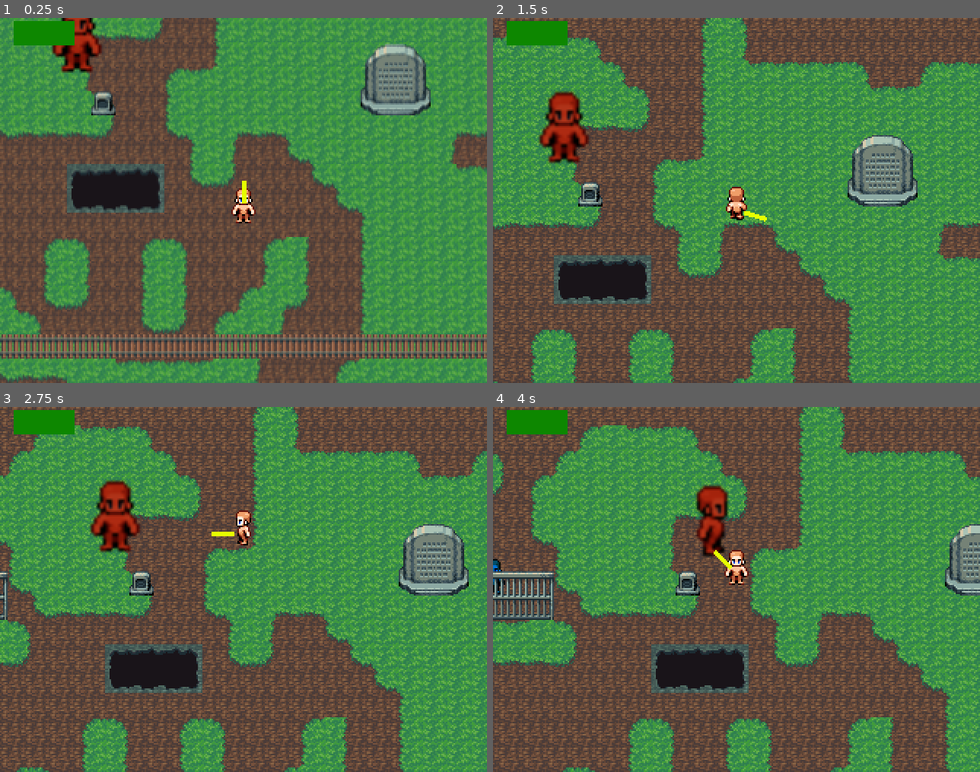
Above: before the commit, frames 1-4 (two rows, left to right).
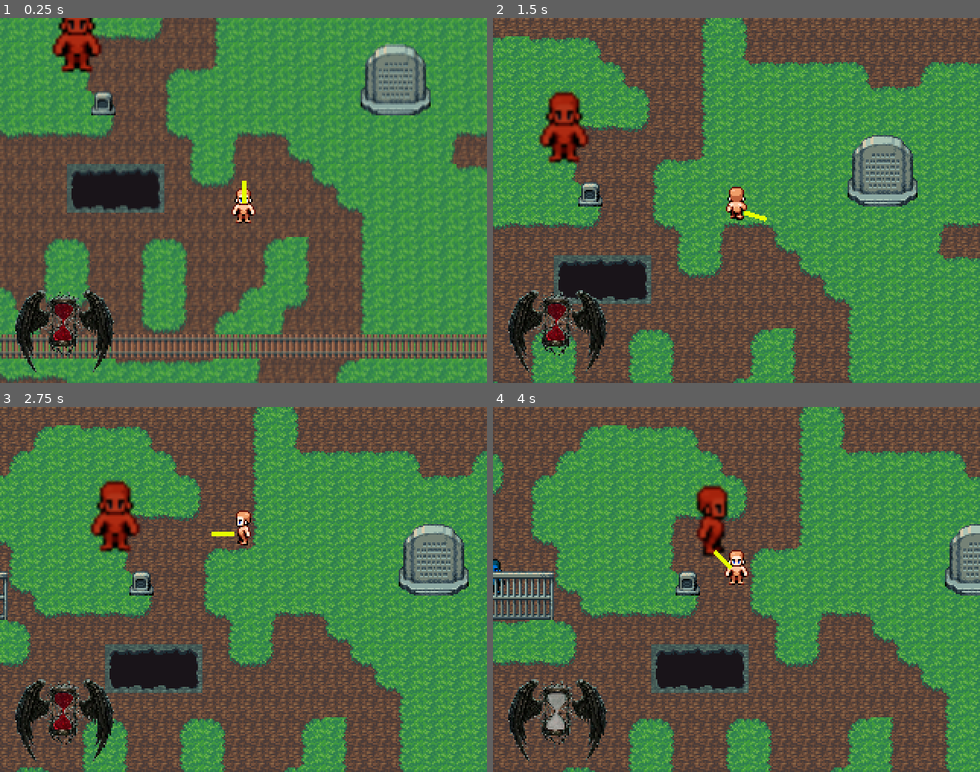
Above: after the commit, the same moments.

Repository: weinStag/cursed-rest
Game: Godot game, scene res://Scenes/gameview.tscn
The game is run twice, just before and just after one commit, with the same random seed, the same clock (stepped at 60 frames per second) and the same inputs. This scene is started directly instead of the project's main scene.
Inputs (mouse positions are in pixels of both pictures, inside the frame that each line leads up to):
- Up to frame 1 (0.25 s): no input
- Up to frame 2 (1.5 s): tap Enter at 0.5 s; move the mouse to (712, 273) at 0.52 s; hold Up (ui_up) from 0.53 s (still down); tap Z (ui_accept) at 0.77 s; move the mouse to (882, 255) at 1.27 s
- Up to frame 3 (2.75 s): tap Z (ui_accept) at 1.52 s; move the mouse to (97, 534) at 2.02 s; release Up (ui_up) at 2.03 s; hold Left (ui_left) from 2.03 s (still down)
- Up to frame 4 (4 s): move the mouse to (760, 589) at 2.77 s; tap Z (ui_accept) at 3.02, 3.77 s; move the mouse to (663, 498) at 3.52 s; release Left (ui_left) at 3.53 s; hold Down (ui_down) from 3.53 s (still down)

The runs differ from the first frame. In frame 1, 3.0% of the frame differs, in the area x 2-24%, y 0-98%; in frame 2, 3.0%; in frame 3, 3.0%; in frame 4, 3.0%.

Commit message:
vs1.2

Diff:
--- a/Scenes/hud.tscn
+++ b/Scenes/hud.tscn
@@ -1,10 +1,20 @@
-[gd_scene load_steps=2 format=3 uid="uid://jl1xd7v4vsli"]
+[gd_scene load_steps=4 format=3 uid="uid://jl1xd7v4vsli"]
 
-[ext_resource type="Texture2D" uid="uid://clolt0da1hneb" path="res://Graphics/CollisionTiles/actor.png" id="1_e0onf"]
+[ext_resource type="Texture2D" uid="uid://bb1lkcampp57q" path="res://Image/HEALTHBARunder.png" id="1_fccik"]
+[ext_resource type="Texture2D" uid="uid://ce3wihnqbxp3b" path="res://Image/HEALTHBARpROGRESS.png" id="2_bjfho"]
+[ext_resource type="Script" uid="uid://bj11ljfur6apj" path="res://Scenes/texture_progress_bar.gd" id="3_bjfho"]
 
 [node name="Hud" type="CanvasLayer"]
 
-[node name="TextureRect" type="TextureRect" parent="."]
-offset_right = 40.0
-offset_bottom = 16.0
-texture = ExtResource("1_e0onf")
+[node name="TextureProgressBar" type="TextureProgressBar" parent="."]
+offset_top = 176.0
+offset_right = 67.0
+offset_bottom = 232.0
+min_value = 31.0
+max_value = 82.0
+value = 82.0
+fill_mode = 3
+nine_patch_stretch = true
+texture_under = ExtResource("1_fccik")
+texture_progress = ExtResource("2_bjfho")
+script = ExtResource("3_bjfho")
--- /dev/null
+++ b/Scenes/texture_progress_bar.gd
@@ -0,0 +1,22 @@
+extends TextureProgressBar
+
+func _ready():
+	# Encontra o player na cena pelo grupo "player"
+	var player = get_tree().get_first_node_in_group("player")
+
+	if player:
+		# Conecta o sinal do player
+		player.health_changed.connect(_on_player_health_changed)
+
+		# Atualiza a vida inicial imediatamente
+		update_bar(player.status['health'], 250)
+
+# Função que recebe o sinal
+func _on_player_health_changed(new_health, max_health_val):
+	update_bar(new_health, max_health_val)
+
+# Função auxiliar para atualizar os valores
+func update_bar(current, maximum):
+	# Como o script está na barra, usamos as variáveis direto (sem "health_bar.")
+	max_value = maximum
+	value = current
--- a/Scripts/Pawns/Types/player.gd
+++ b/Scripts/Pawns/Types/player.gd
@@ -49,12 +49,12 @@
 # Detecção de tap vs hold
 var roll_button_press_time: float = 0.0
 var roll_tap_threshold: float = 0.15  # Tempo máximo para considerar um "tap" (em segundos)
-
+signal health_changed(new_health, max_health)
 
 
 func _ready():
 	base_speed = speed
-
+	emit_signal("health_changed", status['health'], 250)
 	# Configurar timer de cooldown do roll
 	roll_timer = Timer.new()
 	roll_timer.one_shot = true
@@ -261,19 +261,25 @@
 func receive_damage(amount: int, attacker: Node2D):
 	if attacker == null:
 		return
-
 	var new_health := calc_damage(amount)
+	# Garante que a vida não fique negativa
+	if new_health < 0:
+		new_health = 0
 	print(new_health)
 	status["health"] = new_health
-
+	# >>> LINHA NOVA: Avisa o HUD que a vida mudou <<<
+	# Você pode querer definir uma variável 'max_health' no dicionário status também
+	# Por enquanto, estou usando 250 fixo ou você pode calcular
+	var max_health = 250 # Ou status['max_health'] se você adicionar lá
+	emit_signal("health_changed", new_health, max_health)
 	if new_health > 0:
 		apply_knockback(attacker)
 	else:
-		pass
-		#die()
+		die() # Descomentei para testar a morte
 
 func die():
 	print("Player morreu!")
+	get_tree().change_scene_to_file("res://game_over.tscn")
 	# Desabilita movimento
 	#is_talking = true
 	#is_rolling = false
--- /dev/null
+++ b/animation_cutscene_01.gd
@@ -0,0 +1,6 @@
+extends AnimationPlayer
+
+
+
+func _on_animation_finished(animCut) -> void:
+	get_tree().change_scene_to_file("res://Scenes/gameview.tscn")
--- /dev/null
+++ b/cutscene_01.tres
@@ -0,0 +1,6 @@
+[gd_resource type="Theme" load_steps=2 format=3 uid="uid://dbmed6kokwxl3"]
+
+[ext_resource type="FontFile" uid="uid://b4v1hrhou23jb" path="res://Font/JMH Beda.otf" id="1_vaout"]
+
+[resource]
+Label/fonts/font = ExtResource("1_vaout")
--- /dev/null
+++ b/cutscene_01.tscn
@@ -0,0 +1,349 @@
+[gd_scene load_steps=9 format=3 uid="uid://c3imcgug2hl7h"]
+
+[ext_resource type="Theme" uid="uid://dbmed6kokwxl3" path="res://cutscene_01.tres" id="1_8rdpw"]
+[ext_resource type="Texture2D" uid="uid://baxmodbbbj7xy" path="res://Image/img01_cutscene.png" id="2_2spwa"]
+[ext_resource type="AudioStream" uid="uid://dt23oa5vhu283" path="res://Audio/audioCutscene01.wav" id="2_ys6yl"]
+[ext_resource type="Texture2D" uid="uid://b8842snv4rejo" path="res://Image/img02_cutscene.png" id="3_2spwa"]
+[ext_resource type="Script" uid="uid://x8aq64ltxpc4" path="res://animation_cutscene_01.gd" id="4_oick8"]
+
+[sub_resource type="Animation" id="Animation_oick8"]
+resource_name = "cutscene01_animation"
+length = 89.0
+tracks/0/type = "value"
+tracks/0/imported = false
+tracks/0/enabled = true
+tracks/0/path = NodePath("ColorRect/Label:modulate")
+tracks/0/interp = 1
+tracks/0/loop_wrap = true
+tracks/0/keys = {
+"times": PackedFloat32Array(4, 5, 8, 9),
+"transitions": PackedFloat32Array(1, 1, 1, 1),
+"update": 0,
+"values": [Color(1, 1, 1, 0), Color(1, 1, 1, 1), Color(1, 1, 1, 1), Color(1, 1, 1, 0)]
+}
+tracks/1/type = "value"
+tracks/1/imported = false
+tracks/1/enabled = true
+tracks/1/path = NodePath("ColorRect/TextureRect:modulate")
+tracks/1/interp = 1
+tracks/1/loop_wrap = true
+tracks/1/keys = {
+"times": PackedFloat32Array(11, 12, 15, 16),
+"transitions": PackedFloat32Array(1, 1, 1, 1),
+"update": 0,
+"values": [Color(1, 1, 1, 0), Color(1, 1, 1, 1), Color(1, 1, 1, 1), Color(1, 1, 1, 0)]
+}
+tracks/2/type = "value"
+tracks/2/imported = false
+tracks/2/enabled = true
+tracks/2/path = NodePath("ColorRect/Label2:modulate")
+tracks/2/interp = 1
+tracks/2/loop_wrap = true
+tracks/2/keys = {
+"times": PackedFloat32Array(18, 19, 22, 23),
+"transitions": PackedFloat32Array(1, 1, 1, 1),
+"update": 0,
+"values": [Color(1, 1, 1, 0), Color(1, 1, 1, 1), Color(1, 1, 1, 1), Color(1, 1, 1, 0)]
+}
+tracks/3/type = "value"
+tracks/3/imported = false
+tracks/3/enabled = true
+tracks/3/path = NodePath("ColorRect/Label3:modulate")
+tracks/3/interp = 1
+tracks/3/loop_wrap = true
+tracks/3/keys = {
+"times": PackedFloat32Array(30, 31, 35, 37),
+"transitions": PackedFloat32Array(1, 1, 1, 1),
+"update": 0,
+"values": [Color(1, 1, 1, 0), Color(1, 1, 1, 1), Color(1, 1, 1, 1), Color(1, 1, 1, 0)]
+}
+tracks/4/type = "value"
+tracks/4/imported = false
+tracks/4/enabled = true
+tracks/4/path = NodePath("ColorRect/TextureRect2:modulate")
+tracks/4/interp = 1
+tracks/4/loop_wrap = true
+tracks/4/keys = {
+"times": PackedFloat32Array(40, 41, 44, 45),
+"transitions": PackedFloat32Array(1, 1, 1, 1),
+"update": 0,
+"values": [Color(1, 1, 1, 0), Color(1, 1, 1, 1), Color(1, 1, 1, 1), Color(1, 1, 1, 0)]
+}
+tracks/5/type = "value"
+tracks/5/imported = false
+tracks/5/enabled = true
+tracks/5/path = NodePath("ColorRect/Label4:modulate")
+tracks/5/interp = 1
+tracks/5/loop_wrap = true
+tracks/5/keys = {
+"times": PackedFloat32Array(48, 49, 53, 55),
+"transitions": PackedFloat32Array(1, 1, 1, 1),
+"update": 0,
+"values": [Color(1, 1, 1, 0), Color(1, 1, 1, 1), Color(1, 1, 1, 1), Color(1, 1, 1, 0)]
+}
+tracks/6/type = "value"
+tracks/6/imported = false
+tracks/6/enabled = true
+tracks/6/path = NodePath("ColorRect/ColorRect:modulate")
+tracks/6/interp = 1
+tracks/6/loop_wrap = true
+tracks/6/keys = {
+"times": PackedFloat32Array(63, 64, 65, 66, 66.5, 67, 67.3, 67.6, 67.9, 68.2, 68.4, 68.6, 68.7),
+"transitions": PackedFloat32Array(1, 1, 1, 1, 1, 1, 1, 1, 1, 1, 1, 1, 1),
+"update": 0,
+"values": [Color(1, 1, 1, 0), Color(1, 1, 1, 1), Color(1, 1, 1, 0), Color(1, 1, 1, 1), Color(1, 1, 1, 0), Color(1, 1, 1, 1), Color(1, 1, 1, 0), Color(1, 1, 1, 1), Color(1, 1, 1, 0), Color(1, 1, 1, 1), Color(1, 1, 1, 0), Color(1, 1, 1, 1), Color(1, 1, 1, 0)]
+}
+tracks/7/type = "value"
+tracks/7/imported = false
+tracks/7/enabled = true
+tracks/7/path = NodePath("ColorRect/Label5:modulate")
+tracks/7/interp = 1
+tracks/7/loop_wrap = true
+tracks/7/keys = {
+"times": PackedFloat32Array(79, 80, 87, 89),
+"transitions": PackedFloat32Array(1, 1, 1, 1),
+"update": 0,
+"values": [Color(1, 1, 1, 0), Color(1, 1, 1, 1), Color(1, 1, 1, 1), Color(1, 1, 1, 0)]
+}
+
+[sub_resource type="Animation" id="Animation_ys6yl"]
+length = 0.001
+tracks/0/type = "value"
+tracks/0/imported = false
+tracks/0/enabled = true
+tracks/0/path = NodePath("ColorRect/Label:modulate")
+tracks/0/interp = 1
+tracks/0/loop_wrap = true
+tracks/0/keys = {
+"times": PackedFloat32Array(0),
+"transitions": PackedFloat32Array(1),
+"update": 0,
+"values": [Color(1, 1, 1, 0)]
+}
+tracks/1/type = "value"
+tracks/1/imported = false
+tracks/1/enabled = true
+tracks/1/path = NodePath("ColorRect/TextureRect:modulate")
+tracks/1/interp = 1
+tracks/1/loop_wrap = true
+tracks/1/keys = {
+"times": PackedFloat32Array(0),
+"transitions": PackedFloat32Array(1),
+"update": 0,
+"values": [Color(1, 1, 1, 0)]
+}
+tracks/2/type = "value"
+tracks/2/imported = false
+tracks/2/enabled = true
+tracks/2/path = NodePath("ColorRect/Label2:modulate")
+tracks/2/interp = 1
+tracks/2/loop_wrap = true
+tracks/2/keys = {
+"times": PackedFloat32Array(0),
+"transitions": PackedFloat32Array(1),
+"update": 0,
+"values": [Color(1, 1, 1, 0)]
+}
+tracks/3/type = "value"
+tracks/3/imported = false
+tracks/3/enabled = true
+tracks/3/path = NodePath("ColorRect/Label3:modulate")
+tracks/3/interp = 1
+tracks/3/loop_wrap = true
+tracks/3/keys = {
+"times": PackedFloat32Array(0),
+"transitions": PackedFloat32Array(1),
+"update": 0,
+"values": [Color(1, 1, 1, 0)]
+}
+tracks/4/type = "value"
+tracks/4/imported = false
+tracks/4/enabled = true
+tracks/4/path = NodePath("ColorRect/TextureRect2:modulate")
+tracks/4/interp = 1
+tracks/4/loop_wrap = true
+tracks/4/keys = {
+"times": PackedFloat32Array(0),
+"transitions": PackedFloat32Array(1),
+"update": 0,
+"values": [Color(1, 1, 1, 0)]
+}
+tracks/5/type = "value"
+tracks/5/imported = false
+tracks/5/enabled = true
+tracks/5/path = NodePath("ColorRect/Label4:modulate")
+tracks/5/interp = 1
+tracks/5/loop_wrap = true
+tracks/5/keys = {
+"times": PackedFloat32Array(0),
+"transitions": PackedFloat32Array(1),
+"update": 0,
+"values": [Color(1, 1, 1, 0)]
+}
+tracks/6/type = "value"
+tracks/6/imported = false
+tracks/6/enabled = true
+tracks/6/path = NodePath("ColorRect/ColorRect:modulate")
+tracks/6/interp = 1
+tracks/6/loop_wrap = true
+tracks/6/keys = {
+"times": PackedFloat32Array(0),
+"transitions": PackedFloat32Array(1),
+"update": 0,
+"values": [Color(1, 1, 1, 0)]
+}
+tracks/7/type = "value"
+tracks/7/imported = false
+tracks/7/enabled = true
+tracks/7/path = NodePath("ColorRect/Label5:modulate")
+tracks/7/interp = 1
+tracks/7/loop_wrap = true
+tracks/7/keys = {
+"times": PackedFloat32Array(0),
+"transitions": PackedFloat32Array(1),
+"update": 0,
+"values": [Color(1, 1, 1, 0)]
+}
+
+[sub_resource type="AnimationLibrary" id="AnimationLibrary_bj10e"]
+_data = {
+&"RESET": SubResource("Animation_ys6yl"),
+&"cutscene01_animation": SubResource("Animation_oick8")
+}
+
+[node name="cutscene01" type="Node2D"]
+
+[node name="ColorRect" type="ColorRect" parent="."]
+offset_right = 320.0
+offset_bottom = 240.0
+color = Color(0, 0, 0, 1)
+
+[node name="Label" type="Label" parent="ColorRect"]
+modulate = Color(1, 1, 1, 0)
+layout_mode = 1
+anchors_preset = 8
+anchor_left = 0.5
+anchor_top = 0.5
+anchor_right = 0.5
+anchor_bottom = 0.5
+offset_left = -105.0
+offset_top = -11.5
+offset_right = 105.0
+offset_bottom = 11.5
+grow_horizontal = 2
+grow_vertical = 2
+theme = ExtResource("1_8rdpw")
+text = "Minha maldição não é morrer..."
+
+[node name="Label2" type="Label" parent="ColorRect"]
+modulate = Color(1, 1, 1, 0)
+layout_mode = 1
+anchors_preset = 8
+anchor_left = 0.5
+anchor_top = 0.5
+anchor_right = 0.5
+anchor_bottom = 0.5
+offset_left = -81.0
+offset_top = -11.5
+offset_right = 81.0
+offset_bottom = 11.5
+grow_horizontal = 2
+grow_vertical = 2
+theme = ExtResource("1_8rdpw")
+text = "é nunca parar de vencer"
+
+[node name="Label3" type="Label" parent="ColorRect"]
+modulate = Color(1, 1, 1, 0)
+layout_mode = 1
+anchors_preset = 8
+anchor_left = 0.5
+anchor_top = 0.5
+anchor_right = 0.5
+anchor_bottom = 0.5
+offset_left = -64.0
+offset_top = -20.5
+offset_right = 64.0
+offset_bottom = 20.5
+grow_horizontal = 2
+grow_vertical = 2
+theme = ExtResource("1_8rdpw")
+text = "A Lei foi cumprida
+O Ápice caiu"
+horizontal_alignment = 1
+
+[node name="Label4" type="Label" parent="ColorRect"]
+modulate = Color(1, 1, 1, 0)
+layout_mode = 1
+anchors_preset = 8
+anchor_left = 0.5
+anchor_top = 0.5
+anchor_right = 0.5
+anchor_bottom = 0.5
+offset_left = -61.5
+offset_top = -9.5
+offset_right = 61.5
+offset_bottom = 9.5
+grow_horizontal = 2
+grow_vertical = 2
+theme = ExtResource("1_8rdpw")
+text = "Agora... o descanso"
+horizontal_alignment = 1
+
+[node name="Label5" type="Label" parent="ColorRect"]
+modulate = Color(1, 1, 1, 0)
+layout_mode = 1
+anchors_preset = 8
+anchor_left = 0.5
+anchor_top = 0.5
+anchor_right = 0.5
+anchor_bottom = 0.5
+offset_left = -104.5
+offset_top = -9.5
+offset_right = 104.5
+offset_bottom = 9.5
+grow_horizontal = 2
+grow_vertical = 2
+theme = ExtResource("1_8rdpw")
+text = "O ciclo exige sangue novamente"
+horizontal_alignment = 1
+
+[node name="TextureRect" type="TextureRect" parent="ColorRect"]
+modulate = Color(1, 1, 1, 0)
+layout_mode = 1
+anchors_preset = 15
+anchor_right = 1.0
+anchor_bottom = 1.0
+grow_horizontal = 2
+grow_vertical = 2
+texture = ExtResource("2_2spwa")
+expand_mode = 1
+
+[node name="TextureRect2" type="TextureRect" parent="ColorRect"]
+modulate = Color(1, 1, 1, 0)
+layout_mode = 1
+anchors_preset = 15
+anchor_right = 1.0
+anchor_bottom = 1.0
+grow_horizontal = 2
+grow_vertical = 2
+texture = ExtResource("3_2spwa")
+expand_mode = 1
+
+[node name="ColorRect" type="ColorRect" parent="ColorRect"]
+modulate = Color(1, 1, 1, 0)
+layout_mode = 0
+offset_right = 320.0
+offset_bottom = 240.0
+
+[node name="AnimationCutscene_01" type="AnimationPlayer" parent="."]
+libraries = {
+&"": SubResource("AnimationLibrary_bj10e")
+}
+autoplay = "cutscene01_animation"
+script = ExtResource("4_oick8")
+
+[node name="AudioStreamPlayer2D" type="AudioStreamPlayer2D" parent="."]
+stream = ExtResource("2_ys6yl")
+autoplay = true
+
+[connection signal="animation_finished" from="AnimationCutscene_01" to="AnimationCutscene_01" method="_on_animation_finished"]
--- /dev/null
+++ b/game_over.gd
@@ -0,0 +1,9 @@
+extends Control
+
+
+func _on_acordar_btn_pressed() -> void:
+	get_tree().change_scene_to_file("res://Scenes/gameview.tscn")
+
+
+func _on_sucumbir_btn_pressed() -> void:
+	get_tree().quit()
--- /dev/null
+++ b/game_over.tscn
@@ -0,0 +1,167 @@
+[gd_scene load_steps=8 format=3 uid="uid://b63iy8nxuiuut"]
+
+[ext_resource type="Script" uid="uid://dauclhgsn1vvo" path="res://game_over.gd" id="1_ccer4"]
+[ext_resource type="Texture2D" uid="uid://ctr5dogsi6cij" path="res://Image/gameover.png" id="1_yxx3c"]
+[ext_resource type="Theme" uid="uid://cun6egcq333x2" path="res://btn_menu.tres" id="2_ccer4"]
+
+[sub_resource type="StyleBoxEmpty" id="StyleBoxEmpty_8u835"]
+
+[sub_resource type="Animation" id="Animation_8u835"]
+resource_name = "anima_gameover"
+tracks/0/type = "value"
+tracks/0/imported = false
+tracks/0/enabled = true
+tracks/0/path = NodePath("ColorRect:modulate")
+tracks/0/interp = 1
+tracks/0/loop_wrap = true
+tracks/0/keys = {
+"times": PackedFloat32Array(0, 0.5),
+"transitions": PackedFloat32Array(1, 1),
+"update": 0,
+"values": [Color(1, 1, 1, 0), Color(1, 1, 1, 1)]
+}
+tracks/1/type = "value"
+tracks/1/imported = false
+tracks/1/enabled = true
+tracks/1/path = NodePath("TextureRect:modulate")
+tracks/1/interp = 1
+tracks/1/loop_wrap = true
+tracks/1/keys = {
+"times": PackedFloat32Array(0.5, 1),
+"transitions": PackedFloat32Array(1, 1),
+"update": 0,
+"values": [Color(1, 1, 1, 0), Color(1, 1, 1, 1)]
+}
+tracks/2/type = "value"
+tracks/2/imported = false
+tracks/2/enabled = true
+tracks/2/path = NodePath("VBoxContainer:modulate")
+tracks/2/interp = 1
+tracks/2/loop_wrap = true
+tracks/2/keys = {
+"times": PackedFloat32Array(0.5, 1),
+"transitions": PackedFloat32Array(1, 1),
+"update": 0,
+"values": [Color(1, 1, 1, 0), Color(1, 1, 1, 1)]
+}
+
+[sub_resource type="Animation" id="Animation_ftari"]
+length = 0.001
+tracks/0/type = "value"
+tracks/0/imported = false
+tracks/0/enabled = true
+tracks/0/path = NodePath("ColorRect:modulate")
+tracks/0/interp = 1
+tracks/0/loop_wrap = true
+tracks/0/keys = {
+"times": PackedFloat32Array(0),
+"transitions": PackedFloat32Array(1),
+"update": 0,
+"values": [Color(1, 1, 1, 0)]
+}
+tracks/1/type = "value"
+tracks/1/imported = false
+tracks/1/enabled = true
+tracks/1/path = NodePath("TextureRect:modulate")
+tracks/1/interp = 1
+tracks/1/loop_wrap = true
+tracks/1/keys = {
+"times": PackedFloat32Array(0),
+"transitions": PackedFloat32Array(1),
+"update": 0,
+"values": [Color(1, 1, 1, 0)]
+}
+tracks/2/type = "value"
+tracks/2/imported = false
+tracks/2/enabled = true
+tracks/2/path = NodePath("VBoxContainer:modulate")
+tracks/2/interp = 1
+tracks/2/loop_wrap = true
+tracks/2/keys = {
+"times": PackedFloat32Array(0),
+"transitions": PackedFloat32Array(1),
+"update": 0,
+"values": [Color(1, 1, 1, 0)]
+}
+
+[sub_resource type="AnimationLibrary" id="AnimationLibrary_28vn7"]
+_data = {
+&"RESET": SubResource("Animation_ftari"),
+&"anima_gameover": SubResource("Animation_8u835")
+}
+
+[node name="GameOver" type="Control"]
+layout_mode = 3
+anchors_preset = 15
+anchor_right = 1.0
+anchor_bottom = 1.0
+grow_horizontal = 2
+grow_vertical = 2
+script = ExtResource("1_ccer4")
+
+[node name="ColorRect" type="ColorRect" parent="."]
+modulate = Color(1, 1, 1, 0)
+layout_mode = 1
+anchors_preset = 15
+anchor_right = 1.0
+anchor_bottom = 1.0
+grow_horizontal = 2
+grow_vertical = 2
+color = Color(0, 0, 0, 1)
+
+[node name="TextureRect" type="TextureRect" parent="."]
+modulate = Color(1, 1, 1, 0)
+layout_mode = 1
+anchors_preset = 8
+anchor_left = 0.5
+anchor_top = 0.5
+anchor_right = 0.5
+anchor_bottom = 0.5
+offset_left = -96.0
+offset_top = -55.5
+offset_right = 96.0
+offset_bottom = -22.5
+grow_horizontal = 2
+grow_vertical = 2
+texture = ExtResource("1_yxx3c")
+expand_mode = 1
+
+[node name="VBoxContainer" type="VBoxContainer" parent="."]
+modulate = Color(1, 1, 1, 0)
+layout_mode = 1
+anchors_preset = 8
+anchor_left = 0.5
+anchor_top = 0.5
+anchor_right = 0.5
+anchor_bottom = 0.5
+offset_left = -41.0
+offset_top = 2.0
+offset_right = 41.0
+offset_bottom = 76.0
+grow_horizontal = 2
+grow_vertical = 2
+
+[node name="acordar_btn" type="Button" parent="VBoxContainer"]
+layout_mode = 2
+theme = ExtResource("2_ccer4")
+text = "Acordar"
+flat = true
+
+[node name="HSeparator" type="HSeparator" parent="VBoxContainer"]
+layout_mode = 2
+theme_override_styles/separator = SubResource("StyleBoxEmpty_8u835")
+
+[node name="sucumbir_btn" type="Button" parent="VBoxContainer"]
+layout_mode = 2
+theme = ExtResource("2_ccer4")
+text = "Sucumbir"
+flat = true
+
+[node name="anima" type="AnimationPlayer" parent="."]
+libraries = {
+&"": SubResource("AnimationLibrary_28vn7")
+}
+autoplay = "anima_gameover"
+
+[connection signal="pressed" from="VBoxContainer/acordar_btn" to="." method="_on_acordar_btn_pressed"]
+[connection signal="pressed" from="VBoxContainer/sucumbir_btn" to="." method="_on_sucumbir_btn_pressed"]
--- a/intro.tscn
+++ b/intro.tscn
@@ -1,8 +1,47 @@
 [gd_scene load_steps=7 format=3 uid="uid://cockmaib6tvcn"]
 
-[ext_resource type="Texture2D" uid="uid://rusunhqfkqv7" path="res://Image/bgmenu.png" id="1_ayt76"]
-[ext_resource type="Texture2D" uid="uid://ulre6giw3k2g" path="res://Image/Logotipo_UNIFESP.png" id="2_7a8ye"]
+[ext_resource type="Texture2D" uid="uid://cotfvv4n3ije2" path="res://Image/bgmenu.png" id="1_ayt76"]
+[ext_resource type="Texture2D" uid="uid://bjva4tcnxny56" path="res://Image/Logotipo_UNIFESP.png" id="2_7a8ye"]
 [ext_resource type="Script" uid="uid://mo0jkyih5e6w" path="res://intro_animation.gd" id="3_7a8ye"]
+
+[sub_resource type="Animation" id="Animation_y72e6"]
+length = 0.001
+tracks/0/type = "value"
+tracks/0/imported = false
+tracks/0/enabled = true
+tracks/0/path = NodePath("Sprite2D2:modulate")
+tracks/0/interp = 1
+tracks/0/loop_wrap = true
+tracks/0/keys = {
+"times": PackedFloat32Array(0),
+"transitions": PackedFloat32Array(1),
+"update": 0,
+"values": [Color(1, 1, 1, 1)]
+}
+tracks/1/type = "value"
+tracks/1/imported = false
+tracks/1/enabled = true
+tracks/1/path = NodePath("Sprite2D:modulate")
+tracks/1/interp = 1
+tracks/1/loop_wrap = true
+tracks/1/keys = {
+"times": PackedFloat32Array(0),
+"transitions": PackedFloat32Array(1),
+"update": 0,
+"values": [Color(1, 1, 1, 1)]
+}
+tracks/2/type = "value"
+tracks/2/imported = false
+tracks/2/enabled = true
+tracks/2/path = NodePath("Sprite2D:position")
+tracks/2/interp = 1
+tracks/2/loop_wrap = true
+tracks/2/keys = {
+"times": PackedFloat32Array(0),
+"transitions": PackedFloat32Array(1),
+"update": 0,
+"values": [Vector2(0, 0)]
+}
 
 [sub_resource type="Animation" id="Animation_0a7ni"]
 resource_name = "new_animation"
@@ -44,45 +83,6 @@
 "values": [Vector2(-40, 0), Vector2(0, 0)]
 }
 
-[sub_resource type="Animation" id="Animation_y72e6"]
-length = 0.001
-tracks/0/type = "value"
-tracks/0/imported = false
-tracks/0/enabled = true
-tracks/0/path = NodePath("Sprite2D2:modulate")
-tracks/0/interp = 1
-tracks/0/loop_wrap = true
-tracks/0/keys = {
-"times": PackedFloat32Array(0),
-"transitions": PackedFloat32Array(1),
-"update": 0,
-"values": [Color(1, 1, 1, 1)]
-}
-tracks/1/type = "value"
-tracks/1/imported = false
-tracks/1/enabled = true
-tracks/1/path = NodePath("Sprite2D:modulate")
-tracks/1/interp = 1
-tracks/1/loop_wrap = true
-tracks/1/keys = {
-"times": PackedFloat32Array(0),
-"transitions": PackedFloat32Array(1),
-"update": 0,
-"values": [Color(1, 1, 1, 1)]
-}
-tracks/2/type = "value"
-tracks/2/imported = false
-tracks/2/enabled = true
-tracks/2/path = NodePath("Sprite2D:position")
-tracks/2/interp = 1
-tracks/2/loop_wrap = true
-tracks/2/keys = {
-"times": PackedFloat32Array(0),
-"transitions": PackedFloat32Array(1),
-"update": 0,
-"values": [Vector2(0, 0)]
-}
-
 [sub_resource type="AnimationLibrary" id="AnimationLibrary_u2rf6"]
 _data = {
 &"RESET": SubResource("Animation_y72e6"),
--- a/title_screen.gd
+++ b/title_screen.gd
@@ -2,7 +2,7 @@
 
 
 func _on_start_btn_pressed() -> void:
-	get_tree().change_scene_to_file("res://Scenes/gameview.tscn")
+	get_tree().change_scene_to_file("res://cutscene_01.tscn")
 
 
 func _on_quit_btn_3_pressed() -> void:
--- a/title_screen.tscn
+++ b/title_screen.tscn
@@ -49,6 +49,7 @@
 flat = true
 
 [node name="credit_btn2" type="Button" parent="MarginContainer/HBoxContainer/VBoxContainer"]
+visible = false
 layout_mode = 2
 theme = ExtResource("2_ak2if")
 text = "credito"
Not shown, added: Audio/audioCutscene01.wav.import
Binary file added: Image/HEALTHBARpROGRESS.png
Not shown, added: Image/HEALTHBARpROGRESS.png.import
Binary file added: Image/HEALTHBARunder.png
Not shown, added: Image/HEALTHBARunder.png.import
Not shown, changed: Image/Logotipo_UNIFESP.png.import
Not shown, changed: Image/bgmenu.png.import
Binary file added: Image/gameover.png
Not shown, added: Image/gameover.png.import
Not shown, added: Image/img01_cutscene.png.import
Not shown, added: Image/img02_cutscene.png.import
Not shown, added: Scenes/texture_progress_bar.gd.uid
(and 6 more such lines)
